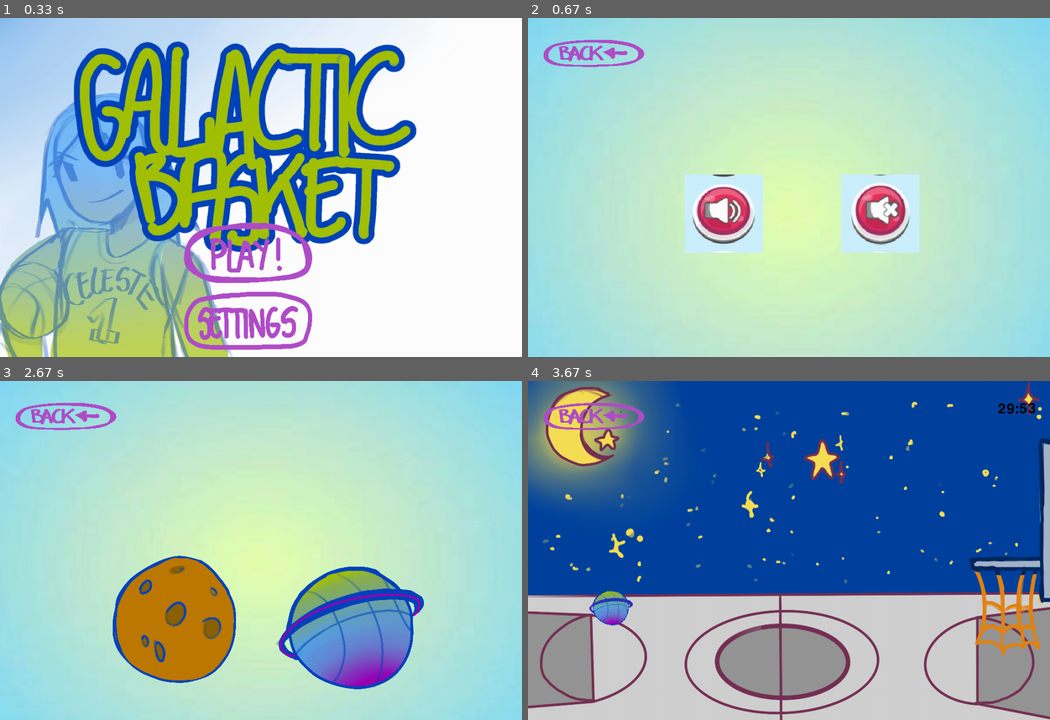
Above: before the commit, frames 1-4 (two rows, left to right).
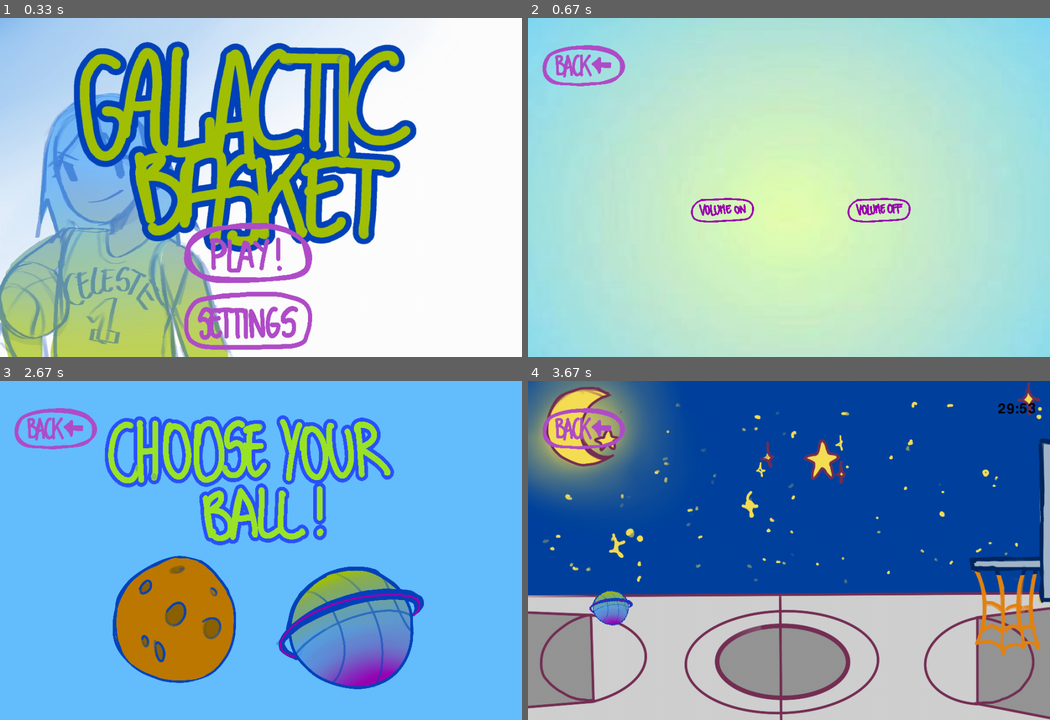
Above: after the commit, the same moments.

Repository: EliasEK05/pygame.project.galactic.basket
Game: pygame game, started from main.py
Same seed, same stepped clock (60 frames per second), same inputs: the game is played once before the commit and once after it.
Inputs (mouse positions are in pixels of both pictures, inside the frame that each line leads up to):
- Up to frame 1 (0.33 s): no input
- Up to frame 2 (0.67 s): click (773, 319) at 0.38 s
- Up to frame 3 (2.67 s): press the mouse at (193, 577) at 0.7 s; move the mouse to (214, 608) at 0.8 s; release the mouse at (234, 638) at 0.93 s; click (88, 425) at 1.55 s; press the mouse at (245, 614) at 1.87 s; move the mouse to (255, 645) at 1.97 s; release the mouse at (266, 675) at 2.1 s; click (57, 438) at 2.22 s; click (302, 635) at 2.55 s
- Up to frame 4 (3.67 s): click (679, 577) at 2.88 s; click (611, 448) at 3.22 s; press the mouse at (877, 628) at 3.53 s; move the mouse to (789, 594) at 3.63 s

Frame 1 is identical in both runs. In frame 2, 8.1% of the frame differs, in the area x 2-75%, y 6-70%; in frame 3, 86%, in the area x 0-100%, y 0-100%; in frame 4, 1.1%.

Commit message:
test écran endgame

Diff:
--- a/main.py
+++ b/main.py
@@ -53,7 +53,8 @@
 
 horloge = pygame.time.Clock()
 
-
+#Définition volume général
+volume = 100
 
 # Définition des constantes physiques :
 GRAVITE = 9.81*5
@@ -74,8 +75,11 @@
 parametre = pygame.image.load("image/test_background.jpg").convert_alpha()
 parametre = pygame.transform.scale(parametre, (1000, 750))
 
-play = pygame.image.load("image/test_background.jpg").convert_alpha()
+play = pygame.image.load("image/mode_menu.png").convert_alpha()
 play = pygame.transform.scale(play, (1000, 700))
+
+endgame = pygame.image.load("image/end_of_game.png").convert_alpha()
+endgame = pygame.transform.scale(play, (1000, 700))
 
 mode_2 = pygame.image.load("image/court_mode_2.png").convert_alpha()
 mode_2 = pygame.transform.scale(mode_2, (1000, 700))
@@ -92,7 +96,6 @@
 print(bouton_clic_play)
 
 # bouton reglage
-
 bouton_reglage = pygame.image.load("image/settings_button.png").convert_alpha()
 bouton_reglage = pygame.transform.scale(bouton_reglage, (250, 120))  # possibilité de changer la taille
 bouton_clic_reglage = bouton_reglage.get_rect()
@@ -100,14 +103,14 @@
 print(bouton_clic_reglage)
 
 # bouton on
-bouton_on = pygame.image.load("image/bouton_on.png").convert_alpha()
+bouton_on = pygame.image.load("image/volume_on.png").convert_alpha()
 bouton_on = pygame.transform.scale(bouton_on, (150, 150))  # possibilité de changer la taille
 bouton_clic_on = bouton_on.get_rect()
 bouton_clic_on.topleft = (300, 300)
 print(bouton_clic_on)
 
 # bouton off
-bouton_off = pygame.image.load("image/bouton_off.png").convert_alpha()
+bouton_off = pygame.image.load("image/volume_off.png").convert_alpha()
 bouton_off = pygame.transform.scale(bouton_off, (150, 150))  # possibilité de changer la taille
 bouton_clic_off = bouton_off.get_rect()
 bouton_clic_off.topleft = (600, 300)
@@ -115,7 +118,7 @@
 
 # bouton retour
 bouton_retour = pygame.image.load("image/back_button.png").convert_alpha()
-bouton_retour = pygame.transform.scale(bouton_retour, (220, 120))
+bouton_retour = pygame.transform.scale(bouton_retour, (180, 180))
 bouton_clic_retour = bouton_retour.get_rect()
 bouton_clic_retour.topleft = (20, 20)
 print(bouton_clic_retour)
@@ -203,8 +206,6 @@
                     arret_son()
                 elif bouton_clic_reglage.collidepoint(event.pos):
                     current_screen = "settings"
-
-
 
 
     elif current_screen == "settings":  # ecran parametre
@@ -254,11 +255,28 @@
 
 
 
+    elif current_screen == "endgame":
+        ecran.blit(endgame, (0, 0))
+        ecran.blit(bouton_retour, (300, 520))
+
+        for event in pygame.event.get():
+            if event.type == pygame.QUIT:
+                continuer = False
+            elif event.type == MOUSEBUTTONDOWN:
+                if bouton_clic_retour.collidepoint(event.pos):
+                    current_screen = "play"
+                    time_remaining = 1800
 
 
     elif current_screen == "mode_1":
         ecran.blit(mode_1, (0, 0))
         ecran.blit(bouton_retour, bouton_clic_retour.topleft)
+        début_jeu = pygame.time.get_ticks()
+        font = pygame.font.Font(None,36)
+        text_color = (0,0,0)
+
+
+
         play_son(son_mode,etat_son)
 
         for event in pygame.event.get():
@@ -294,7 +312,7 @@
 
         time_remaining -= 1
         if time_remaining == 0:
-            current_screen = "menu"
+            current_screen = "endgame"
             arret_son()
 
         if tir == True:
@@ -447,8 +465,9 @@
 
         time_remaining -= 1
         if time_remaining == 0:
-            current_screen = "menu"
+            current_screen = "endgame"
             arret_son()
+
         if tir == True:
 
             time_elapsed = horloge.tick(60) / 100
